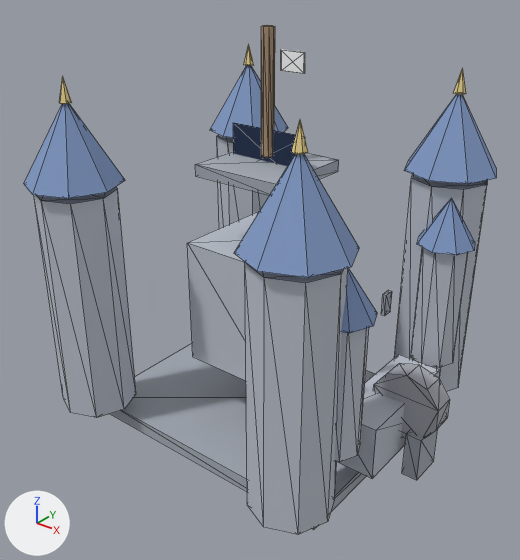
The glTF model assets/models/vanguard/vanguard_castle.glb as it was, and as the next commit left it.
Before and after are seen from a 50 mm camera at (105.8, -135.2, 126.5) aimed at (2.5, -6.1, 46.4). The axes (+X, +Y, +Z) are drawn at lower left. The lights are the same throughout. The picture after the commit comes second. Mesh edges are drawn as thin lines. Vertices at exactly the same position are counted once.

The first picture shows 'vanguard_castle'.
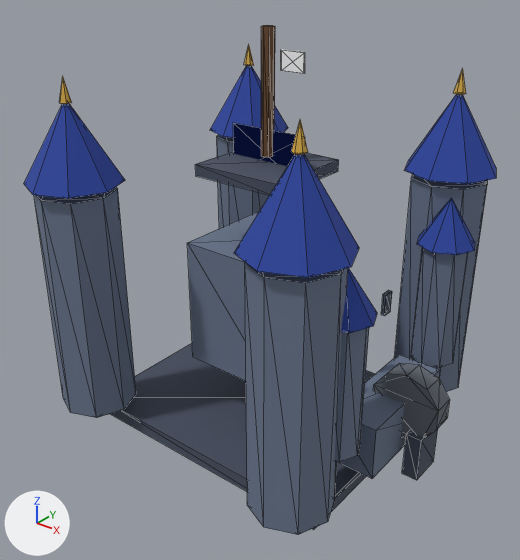
Boxes [x1, y1, x2, y2] around the edits, measured in the pictures (520 x 560 px):
part 1 of me_cube, recoloured (light grey to greyish blue)
    both: [34, 135, 487, 535]
part 2 of me_cube, recoloured (darker)
    both: [24, 65, 496, 333]
part 3 of me_cube, recoloured
    both: [111, 25, 450, 530]
part 4 of me_cube, recoloured
    both: [59, 44, 466, 154]

The change, as a diff of the scene's bpy script:
```diff
--- a/assets/models/vanguard/vanguard_castle.glb.py
+++ b/assets/models/vanguard/vanguard_castle.glb.py
@@ me_cube @@
 me_cube.from_pydata(...)  # 290 vertices, 468 faces; spans x -45.0..52.6, y -45.0..45.0, z 2.0..107.0
 # used by ob_vanguard_castle; location = (0.0, 0.0, 0.0)
+# me_cube part 1: 192 faces centred in x -42.0..44.0, y -42.0..42.0, z 10.0..70.0 are repainted in the vertex colours; the middle colour goes from light grey #bfc5d0 to greyish blue #6b788f
+# me_cube part 2: 88 faces centred in x -42.7..44.0, y -42.7..42.7, z 56.0..79.2 are repainted in the vertex colours; the middle colour goes from blue #8199c4 to blue #26429e
+# me_cube part 3: 136 faces centred in x -37.5..52.6, y -30.0..30.0, z 2.0..107.0 are repainted in the vertex colours; the middle colour goes from grey #a6acb6 to dark blue #474f61
+# me_cube part 4: 40 faces centred in x -33.9..33.9, y -33.8..34.0, z 91.0..93.0 are repainted in the vertex colours; the middle colour goes from yellow #edd790 to orange #d9ad47
 me_cube.materials.append(mat_main)
```
